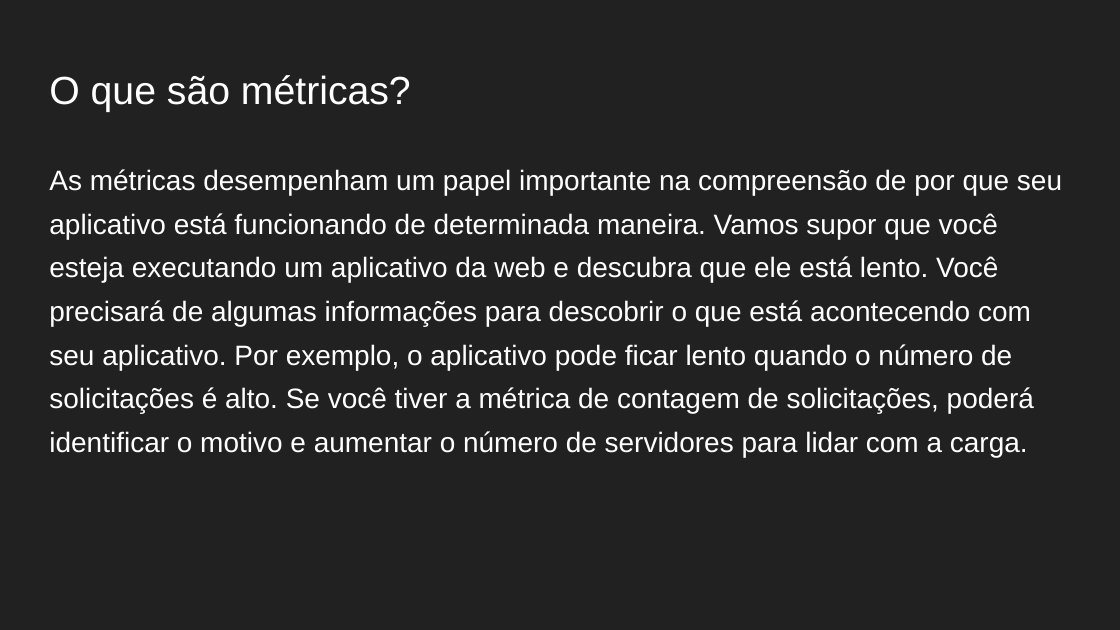
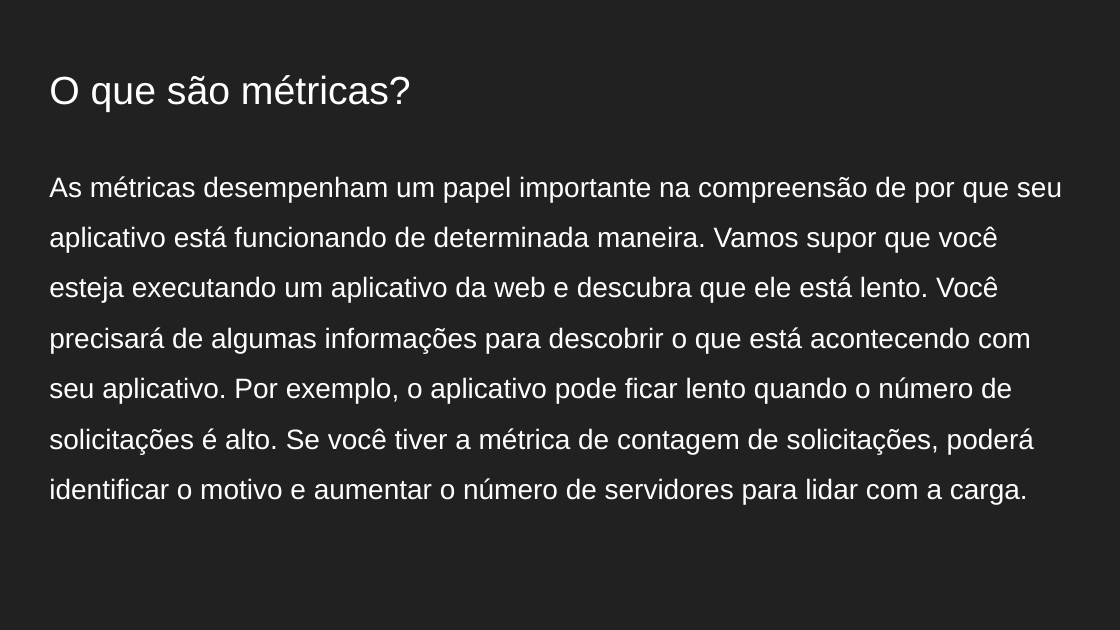
Before and after one commit to Gabrielgsn30/seminarios-docker-monitoramento, a slide deck: slide 12 of DIA03/Práticas DevOps com Docker e Monitoramento do Ambiente Dia 03 Projeto Monitoramento.pptx (slide 6 before the commit). Drawn at 1120x630 pixels with LibreOffice and Linux fonts; fonts in the diff are those of the drawing. Boxes give left, top, right and bottom in pixels: in the first picture for what was removed or moved away, otherwise in the second. Text is boxed around its words. In the diff, an @@ line names an element or a change of style, - is before the commit and + after.

```diff
--- a/DIA03/Práticas DevOps com Docker e Monitoramento do Ambiente Dia 03 Projeto Monitoramento.pptx
+++ b/DIA03/Práticas DevOps com Docker e Monitoramento do Ambiente Dia 03 Projeto Monitoramento.pptx
@@ text "As métricas desempenham um papel ..." at [49,176,1062,504]: line spacing 1.3 to 1.5 @@
```
Also in this commit, not shown: 2 other slides changed, 6 slides added, 4 other files.
